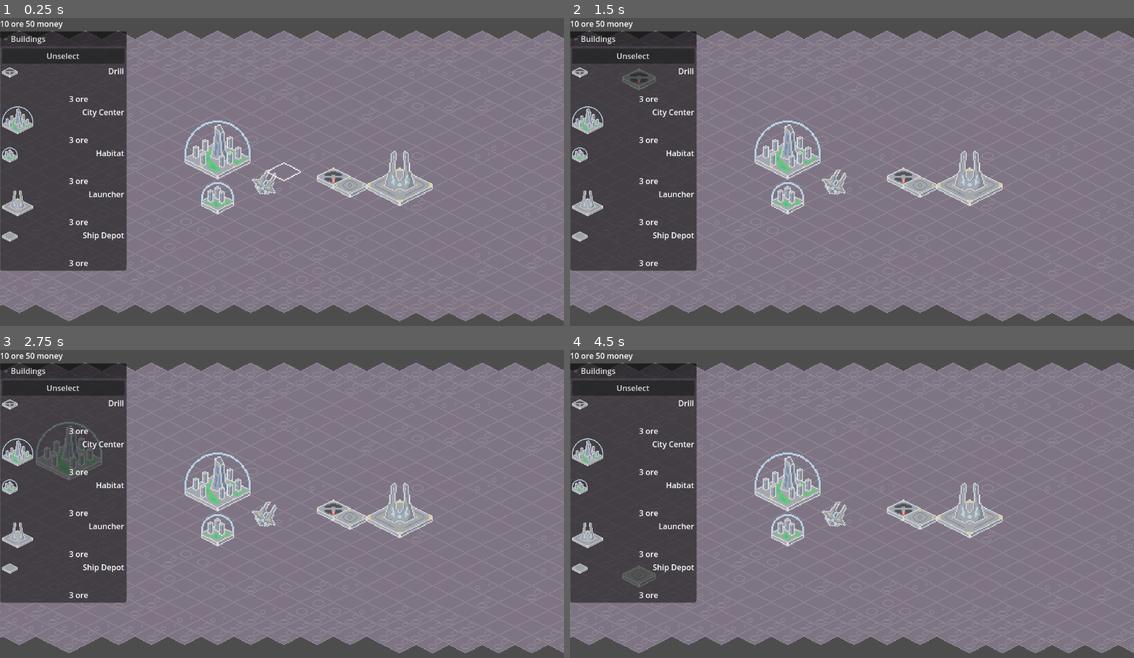
Above: before the commit, frames 1-4 (two rows, left to right).
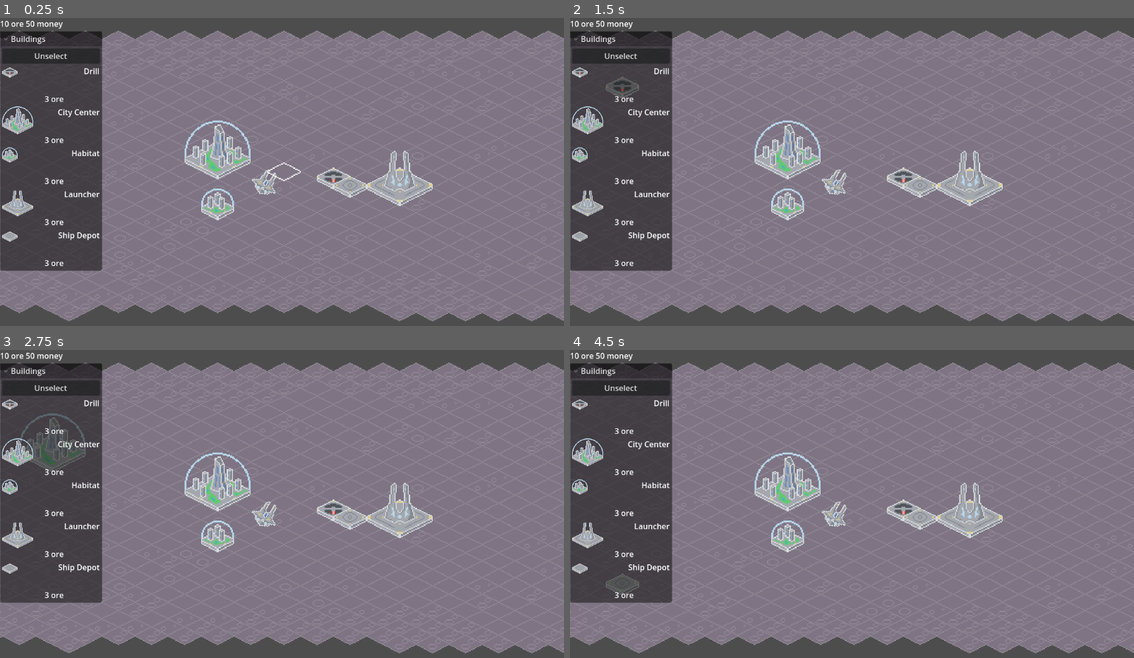
Above: after the commit, the same moments.

Repository: kevinn-t/cmpm-170-tower-defense
Game: Godot game, scene res://main scene.tscn
Same seed, same stepped clock (60 frames per second), same inputs: the game is played once before the commit and once after it.
Inputs:
- Up to frame 1 (0.25 s): no input
- Up to frame 2 (1.5 s): click "Unselect" at 0.5 s; click "Drill" at 1.25 s
- Up to frame 3 (2.75 s): click "City Center" at 2 s
- Up to frame 4 (4.5 s): click "Habitat" at 2.75 s; click "Launcher" at 3.5 s; click "Ship Depot" at 4.25 s

The runs differ from the first frame. In frame 1, 4.6% of the frame differs, in the area x 6-42%, y 4-83%; in frame 2, 4.7%; in frame 3, 5.2%, in the area x 3-42%, y 4-83%; in frame 4, 4.7%.

Commit message:
make sprite prefabs

Diff:
--- /dev/null
+++ b/Prefabs/Previews/city_sprite.tscn
@@ -0,0 +1,10 @@
+[gd_scene load_steps=3 format=3 uid="uid://c0s0n0qlxsoov"]
+
+[ext_resource type="Texture2D" uid="uid://c5sbsmeihnnk" path="res://Art/atlas.png" id="1_u1r2o"]
+
+[sub_resource type="AtlasTexture" id="AtlasTexture_33jod"]
+atlas = ExtResource("1_u1r2o")
+region = Rect2(32, 32, 64, 64)
+
+[node name="Sprite2D" type="Sprite2D"]
+texture = SubResource("AtlasTexture_33jod")
--- /dev/null
+++ b/Prefabs/Previews/drill_sprite.tscn
@@ -0,0 +1,10 @@
+[gd_scene load_steps=3 format=3 uid="uid://6bbjxmbvawxa"]
+
+[ext_resource type="Texture2D" uid="uid://c5sbsmeihnnk" path="res://Art/atlas.png" id="1_n0jr1"]
+
+[sub_resource type="AtlasTexture" id="AtlasTexture_ftk6u"]
+atlas = ExtResource("1_n0jr1")
+region = Rect2(96, 64, 32, 28)
+
+[node name="Sprite2D" type="Sprite2D"]
+texture = SubResource("AtlasTexture_ftk6u")
--- /dev/null
+++ b/Prefabs/Previews/habitat_sprite.tscn
@@ -0,0 +1,10 @@
+[gd_scene load_steps=3 format=3 uid="uid://dk455q2pfy50b"]
+
+[ext_resource type="Texture2D" uid="uid://c5sbsmeihnnk" path="res://Art/atlas.png" id="1_f0xn5"]
+
+[sub_resource type="AtlasTexture" id="AtlasTexture_18xev"]
+atlas = ExtResource("1_f0xn5")
+region = Rect2(0, 26, 32, 32)
+
+[node name="Sprite2D" type="Sprite2D"]
+texture = SubResource("AtlasTexture_18xev")
--- /dev/null
+++ b/Prefabs/Previews/launcher_sprite.tscn
@@ -0,0 +1,10 @@
+[gd_scene load_steps=3 format=3 uid="uid://x3xnp7n7xnv4"]
+
+[ext_resource type="Texture2D" uid="uid://c5sbsmeihnnk" path="res://Art/atlas.png" id="1_1qomh"]
+
+[sub_resource type="AtlasTexture" id="AtlasTexture_u1ru3"]
+atlas = ExtResource("1_1qomh")
+region = Rect2(128, 32, 64, 64)
+
+[node name="Sprite2D" type="Sprite2D"]
+texture = SubResource("AtlasTexture_u1ru3")
--- /dev/null
+++ b/Prefabs/Previews/ship_depot_sprite.tscn
@@ -0,0 +1,10 @@
+[gd_scene load_steps=3 format=3 uid="uid://riooch6ao270"]
+
+[ext_resource type="Texture2D" uid="uid://c5sbsmeihnnk" path="res://Art/atlas.png" id="1_u7sgk"]
+
+[sub_resource type="AtlasTexture" id="AtlasTexture_oaqhv"]
+atlas = ExtResource("1_u7sgk")
+region = Rect2(96, 32, 32, 32)
+
+[node name="Sprite2D" type="Sprite2D"]
+texture = SubResource("AtlasTexture_oaqhv")
--- a/Prefabs/UI/building_button.tscn
+++ b/Prefabs/UI/building_button.tscn
@@ -7,7 +7,7 @@
 region = Rect2(128, 32, 64, 64)
 
 [node name="BuildingButton" type="TextureButton"]
-custom_minimum_size = Vector2(250, 80)
+custom_minimum_size = Vector2(200, 80)
 texture_normal = SubResource("AtlasTexture_4rud1")
 
 [node name="Name" type="Label" parent="."]
--- a/Prefabs/city_center.tscn
+++ b/Prefabs/city_center.tscn
@@ -1,19 +1,14 @@
-[gd_scene load_steps=4 format=3 uid="uid://xuoh0gxe3ly5"]
+[gd_scene load_steps=3 format=3 uid="uid://xuoh0gxe3ly5"]
 
 [ext_resource type="Script" uid="uid://cv4vjo7eae6sj" path="res://Scripts/city_center.gd" id="1_8neen"]
-[ext_resource type="Texture2D" uid="uid://c5sbsmeihnnk" path="res://Art/atlas.png" id="2_ai34k"]
-
-[sub_resource type="AtlasTexture" id="AtlasTexture_33jod"]
-atlas = ExtResource("2_ai34k")
-region = Rect2(32, 32, 64, 64)
+[ext_resource type="PackedScene" uid="uid://c0s0n0qlxsoov" path="res://Prefabs/Previews/city_sprite.tscn" id="2_ai34k"]
 
 [node name="City Center" type="StaticBody2D"]
 y_sort_enabled = true
 script = ExtResource("1_8neen")
 
-[node name="Sprite2D" type="Sprite2D" parent="."]
+[node name="Sprite2D" parent="." instance=ExtResource("2_ai34k")]
 position = Vector2(0, -8)
-texture = SubResource("AtlasTexture_33jod")
 
 [node name="CollisionPolygon2D" type="CollisionPolygon2D" parent="."]
 visible = false
--- a/Prefabs/drill.tscn
+++ b/Prefabs/drill.tscn
@@ -1,19 +1,14 @@
-[gd_scene load_steps=4 format=3 uid="uid://digijb3eflvbs"]
+[gd_scene load_steps=3 format=3 uid="uid://digijb3eflvbs"]
 
 [ext_resource type="Script" uid="uid://bu4i8o8xtb7lq" path="res://Scripts/ore_producer.gd" id="1_0n8n4"]
-[ext_resource type="Texture2D" uid="uid://c5sbsmeihnnk" path="res://Art/atlas.png" id="2_07swf"]
-
-[sub_resource type="AtlasTexture" id="AtlasTexture_ftk6u"]
-atlas = ExtResource("2_07swf")
-region = Rect2(96, 64, 32, 28)
+[ext_resource type="PackedScene" uid="uid://6bbjxmbvawxa" path="res://Prefabs/Previews/drill_sprite.tscn" id="2_07swf"]
 
 [node name="Drill" type="StaticBody2D"]
 y_sort_enabled = true
 script = ExtResource("1_0n8n4")
 
-[node name="Sprite2D" type="Sprite2D" parent="."]
+[node name="Sprite2D" parent="." instance=ExtResource("2_07swf")]
 position = Vector2(0, -2)
-texture = SubResource("AtlasTexture_ftk6u")
 
 [node name="Timer" type="Timer" parent="."]
 autostart = true
--- a/Prefabs/habitat.tscn
+++ b/Prefabs/habitat.tscn
@@ -1,19 +1,13 @@
-[gd_scene load_steps=4 format=3 uid="uid://cbsn06bvv4s7i"]
+[gd_scene load_steps=3 format=3 uid="uid://cbsn06bvv4s7i"]
 
-[ext_resource type="Texture2D" uid="uid://c5sbsmeihnnk" path="res://Art/atlas.png" id="1_hlta8"]
 [ext_resource type="Script" uid="uid://dr3qt31ukt5uj" path="res://Scripts/habitat.gd" id="1_q5i6c"]
-
-[sub_resource type="AtlasTexture" id="AtlasTexture_18xev"]
-atlas = ExtResource("1_hlta8")
-region = Rect2(0, 26, 32, 32)
+[ext_resource type="PackedScene" uid="uid://dk455q2pfy50b" path="res://Prefabs/Previews/habitat_sprite.tscn" id="2_q5i6c"]
 
 [node name="Habitat" type="StaticBody2D"]
 y_sort_enabled = true
 script = ExtResource("1_q5i6c")
 
-[node name="Sprite2D" type="Sprite2D" parent="."]
-position = Vector2(0, -6)
-texture = SubResource("AtlasTexture_18xev")
+[node name="Sprite2D" parent="." instance=ExtResource("2_q5i6c")]
 
 [node name="CollisionPolygon2D" type="CollisionPolygon2D" parent="."]
 visible = false
--- a/Prefabs/launcher.tscn
+++ b/Prefabs/launcher.tscn
@@ -1,11 +1,7 @@
-[gd_scene load_steps=4 format=3 uid="uid://bjuiop2xqasns"]
+[gd_scene load_steps=3 format=3 uid="uid://bjuiop2xqasns"]
 
 [ext_resource type="Script" uid="uid://d2duts7q2fvf4" path="res://Scripts/ore_launcher.gd" id="1_4emaf"]
-[ext_resource type="Texture2D" uid="uid://c5sbsmeihnnk" path="res://Art/atlas.png" id="2_2pwgh"]
-
-[sub_resource type="AtlasTexture" id="AtlasTexture_u1ru3"]
-atlas = ExtResource("2_2pwgh")
-region = Rect2(128, 32, 64, 64)
+[ext_resource type="PackedScene" uid="uid://x3xnp7n7xnv4" path="res://Prefabs/Previews/launcher_sprite.tscn" id="2_2pwgh"]
 
 [node name="Launcher" type="StaticBody2D"]
 y_sort_enabled = true
@@ -15,9 +11,8 @@
 wait_time = 5.0
 one_shot = true
 
-[node name="Sprite2D" type="Sprite2D" parent="."]
+[node name="Sprite2D" parent="." instance=ExtResource("2_2pwgh")]
 position = Vector2(0, -8)
-texture = SubResource("AtlasTexture_u1ru3")
 
 [node name="CollisionPolygon2D" type="CollisionPolygon2D" parent="."]
 visible = false
--- a/Prefabs/ship_depot.tscn
+++ b/Prefabs/ship_depot.tscn
@@ -1,18 +1,13 @@
-[gd_scene load_steps=4 format=3 uid="uid://dml41df75scnh"]
+[gd_scene load_steps=3 format=3 uid="uid://dml41df75scnh"]
 
 [ext_resource type="Script" uid="uid://cao6f1elr876n" path="res://Scripts/ship_depot.gd" id="1_ierel"]
-[ext_resource type="Texture2D" uid="uid://c5sbsmeihnnk" path="res://Art/atlas.png" id="2_qpmyw"]
-
-[sub_resource type="AtlasTexture" id="AtlasTexture_oaqhv"]
-atlas = ExtResource("2_qpmyw")
-region = Rect2(96, 32, 32, 32)
+[ext_resource type="PackedScene" uid="uid://riooch6ao270" path="res://Prefabs/Previews/ship_depot_sprite.tscn" id="2_qpmyw"]
 
 [node name="Ship Depot" type="StaticBody2D" groups=["ship_depot"]]
 y_sort_enabled = true
 script = ExtResource("1_ierel")
 
-[node name="Sprite2D" type="Sprite2D" parent="."]
-texture = SubResource("AtlasTexture_oaqhv")
+[node name="Sprite2D" parent="." instance=ExtResource("2_qpmyw")]
 
 [node name="CollisionPolygon2D" type="CollisionPolygon2D" parent="."]
 visible = false
--- a/Scripts/game_manager.gd
+++ b/Scripts/game_manager.gd
@@ -31,6 +31,9 @@
 
 @onready var unitParent : Node2D = $"Units"
 
+@onready var ground: TileMapLayer = $"../GroundLayer"
+@onready var buildingsParent : Node2D = $"Buildings"
+@onready var buildingUIButtonParent : VBoxContainer = $"../UI/VBoxContainer/FoldableContainer/VBoxContainer"
 
 func assign_workers(amount : int) -> void:
 	if (unemployed_population - amount > 0):
@@ -77,8 +80,6 @@
 	updateUI()
 	print("built ", building, " ", building.global_position)
 
-@onready var buildingsParent : Node2D = $"Buildings"
-
 func populatePreviews() -> void:
 	for b in buildingPrefabs:
 		var prefab : PackedScene = load(b)
@@ -86,7 +87,6 @@
 		previewInstanceParent.add_child(inst)
 
 func populateBuildUI():
-	var parent : VBoxContainer = $"../UI/VBoxContainer/FoldableContainer/VBoxContainer"
 	for inst :Building in previewInstanceParent.get_children():
 		var button : TextureButton = BUILDING_BUTTON.instantiate(PackedScene.GEN_EDIT_STATE_INSTANCE)
 		button.texture_normal = inst.get_texture()
@@ -95,7 +95,7 @@
 		var clicked = func():
 			buildingBrushSelected(inst.name)
 		button.pressed.connect(clicked)
-		parent.add_child(button)
+		buildingUIButtonParent.add_child(button)
 
 func buildingBrushSelected(brush_name : String):
 	buildingBrush = brush_name
@@ -121,14 +121,10 @@
 		if stored[k] > 0:
 			s+= str(stored[k]) + " " + str(k) + " "
 	return s
-@onready var ground: TileMapLayer = $"../GroundLayer"
+
 func _unhandled_input(event: InputEvent) -> void:
 	if event is InputEventMouseButton:
 		if event.is_pressed():
 			if event.button_index == MOUSE_BUTTON_LEFT:
-				#event.global_position
-				var tile_position = ground.local_to_map(ground.to_local(event.global_position))
-				var ws_pos = ground.to_global(ground.map_to_local(tile_position))
-				print(str($"../Camera2D".global_position) + " " + str(event.global_position) + " ", str(ws_pos) + " " + str(%Cursor.global_position))
 				if (buildingBrush):
 					build(buildingBrush, %Cursor.global_position)
